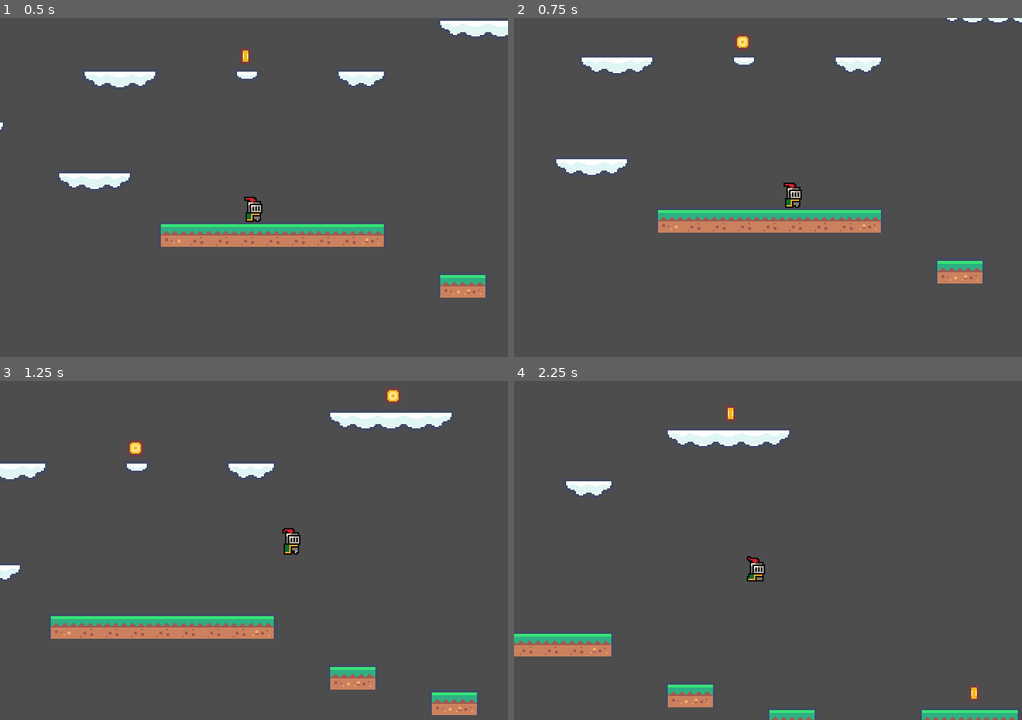
Above: before the commit, frames 1-4 (two rows, left to right).
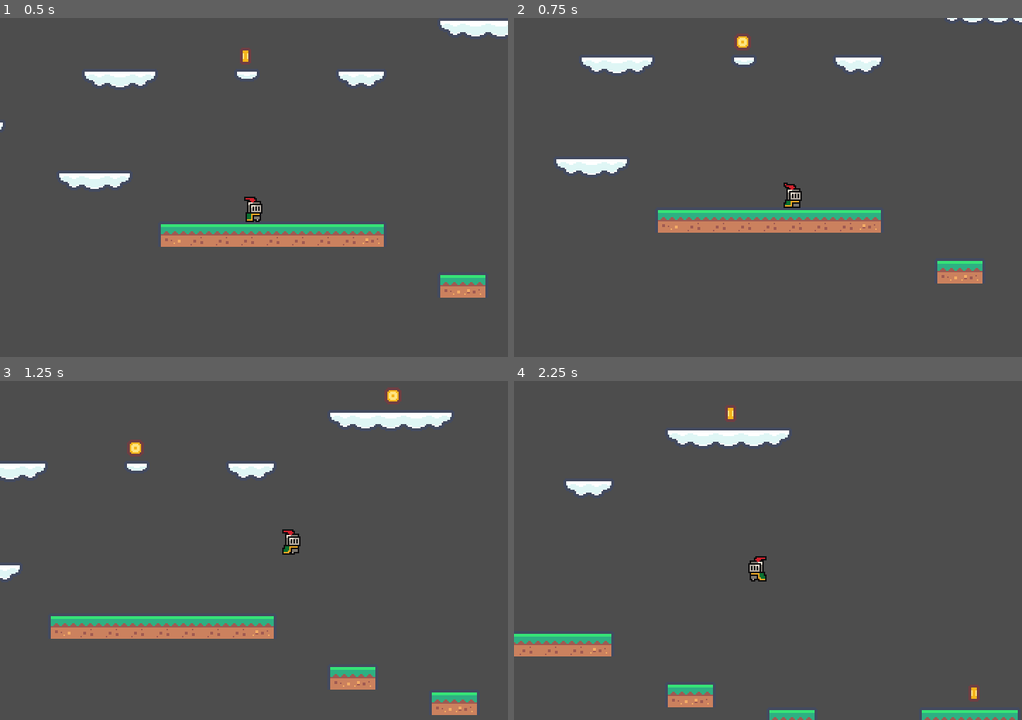
Above: after the commit, the same moments.

Repository: Slime-x/First-Platformer
Game: Godot game, scene res://scenes/level_1.tscn
The game is run twice, just before and just after one commit, with the same random seed, the same clock (stepped at 60 frames per second) and the same inputs.
Inputs (mouse positions are in pixels of both pictures, inside the frame that each line leads up to):
- Up to frame 1 (0.5 s): no input
- Up to frame 2 (0.75 s): tap Enter at 0.5 s; move the mouse to (879, 170) at 0.52 s; hold D (Right) from 0.53 s (still down); tap Q (Dash) at 0.6 s; click (879, 170) at 0.67 s
- Up to frame 3 (1.25 s): keep holding D (Right); tap Space (Jump) at 0.77 s
- Up to frame 4 (2.25 s): move the mouse to (666, 567) at 1.27 s; tap Q (Dash) at 1.35 s; tap Space (Jump) at 1.52 s; move the mouse to (818, 475) at 2.02 s; release D (Right) at 2.03 s; hold A (Left) from 2.03 s (still down); tap Alt at 2.1 s

Frame 1 is identical in both runs. In frame 2, 0.1% of the frame differs, in the area x 53-57%, y 48-57%; in frame 3, 0.1%; in frame 4, 0.2%, in the area x 45-50%, y 51-60%.

Commit message:
Just coding the player

Diff:
--- a/scenes/player.tscn
+++ b/scenes/player.tscn
@@ -19,6 +19,70 @@
 atlas = ExtResource("2_qhqgy")
 region = Rect2(96, 0, 32, 32)
 
+[sub_resource type="AtlasTexture" id="AtlasTexture_g2els"]
+atlas = ExtResource("2_qhqgy")
+region = Rect2(0, 64, 32, 32)
+
+[sub_resource type="AtlasTexture" id="AtlasTexture_qhqgy"]
+atlas = ExtResource("2_qhqgy")
+region = Rect2(32, 64, 32, 32)
+
+[sub_resource type="AtlasTexture" id="AtlasTexture_smehm"]
+atlas = ExtResource("2_qhqgy")
+region = Rect2(64, 64, 32, 32)
+
+[sub_resource type="AtlasTexture" id="AtlasTexture_ur7pv"]
+atlas = ExtResource("2_qhqgy")
+region = Rect2(96, 64, 32, 32)
+
+[sub_resource type="AtlasTexture" id="AtlasTexture_y4r1p"]
+atlas = ExtResource("2_qhqgy")
+region = Rect2(128, 64, 32, 32)
+
+[sub_resource type="AtlasTexture" id="AtlasTexture_d2wvv"]
+atlas = ExtResource("2_qhqgy")
+region = Rect2(160, 64, 32, 32)
+
+[sub_resource type="AtlasTexture" id="AtlasTexture_3v2ag"]
+atlas = ExtResource("2_qhqgy")
+region = Rect2(192, 64, 32, 32)
+
+[sub_resource type="AtlasTexture" id="AtlasTexture_jej6c"]
+atlas = ExtResource("2_qhqgy")
+region = Rect2(224, 64, 32, 32)
+
+[sub_resource type="AtlasTexture" id="AtlasTexture_f1ej7"]
+atlas = ExtResource("2_qhqgy")
+region = Rect2(0, 96, 32, 32)
+
+[sub_resource type="AtlasTexture" id="AtlasTexture_oprun"]
+atlas = ExtResource("2_qhqgy")
+region = Rect2(32, 96, 32, 32)
+
+[sub_resource type="AtlasTexture" id="AtlasTexture_a8ls1"]
+atlas = ExtResource("2_qhqgy")
+region = Rect2(64, 96, 32, 32)
+
+[sub_resource type="AtlasTexture" id="AtlasTexture_qfm1y"]
+atlas = ExtResource("2_qhqgy")
+region = Rect2(96, 96, 32, 32)
+
+[sub_resource type="AtlasTexture" id="AtlasTexture_fulsm"]
+atlas = ExtResource("2_qhqgy")
+region = Rect2(128, 96, 32, 32)
+
+[sub_resource type="AtlasTexture" id="AtlasTexture_4r5pv"]
+atlas = ExtResource("2_qhqgy")
+region = Rect2(160, 96, 32, 32)
+
+[sub_resource type="AtlasTexture" id="AtlasTexture_60mlk"]
+atlas = ExtResource("2_qhqgy")
+region = Rect2(192, 96, 32, 32)
+
+[sub_resource type="AtlasTexture" id="AtlasTexture_i4ail"]
+atlas = ExtResource("2_qhqgy")
+region = Rect2(224, 96, 32, 32)
+
 [sub_resource type="SpriteFrames" id="SpriteFrames_qtct1"]
 animations = [{
 "frames": [{
@@ -37,6 +101,59 @@
 "loop": 1,
 "name": &"idle",
 "speed": 10.0
+}, {
+"frames": [{
+"duration": 1.0,
+"texture": SubResource("AtlasTexture_g2els")
+}, {
+"duration": 1.0,
+"texture": SubResource("AtlasTexture_qhqgy")
+}, {
+"duration": 1.0,
+"texture": SubResource("AtlasTexture_smehm")
+}, {
+"duration": 1.0,
+"texture": SubResource("AtlasTexture_ur7pv")
+}, {
+"duration": 1.0,
+"texture": SubResource("AtlasTexture_y4r1p")
+}, {
+"duration": 1.0,
+"texture": SubResource("AtlasTexture_d2wvv")
+}, {
+"duration": 1.0,
+"texture": SubResource("AtlasTexture_3v2ag")
+}, {
+"duration": 1.0,
+"texture": SubResource("AtlasTexture_jej6c")
+}, {
+"duration": 1.0,
+"texture": SubResource("AtlasTexture_f1ej7")
+}, {
+"duration": 1.0,
+"texture": SubResource("AtlasTexture_oprun")
+}, {
+"duration": 1.0,
+"texture": SubResource("AtlasTexture_a8ls1")
+}, {
+"duration": 1.0,
+"texture": SubResource("AtlasTexture_qfm1y")
+}, {
+"duration": 1.0,
+"texture": SubResource("AtlasTexture_fulsm")
+}, {
+"duration": 1.0,
+"texture": SubResource("AtlasTexture_4r5pv")
+}, {
+"duration": 1.0,
+"texture": SubResource("AtlasTexture_60mlk")
+}, {
+"duration": 1.0,
+"texture": SubResource("AtlasTexture_i4ail")
+}],
+"loop": 1,
+"name": &"run",
+"speed": 10.0
 }]
 
 [sub_resource type="RectangleShape2D" id="RectangleShape2D_mwfs3"]
@@ -51,9 +168,10 @@
 position = Vector2(0, -3)
 scale = Vector2(2, 2)
 sprite_frames = SubResource("SpriteFrames_qtct1")
-animation = &"idle"
+animation = &"run"
 autoplay = "idle"
-frame_progress = 0.03749878
+frame = 10
+frame_progress = 0.9273835
 
 [node name="CollisionShape2D" type="CollisionShape2D" parent="." unique_id=502633701]
 position = Vector2(0, 8.5)
--- a/scripts/player.gd
+++ b/scripts/player.gd
@@ -1,11 +1,16 @@
 extends CharacterBody2D
 
+@onready var animate_sprite: AnimatedSprite2D = $AnimatedSprite2D
 
 const SPEED = 300.0
 const JUMP_VELOCITY = -400.0
 var start_position = Vector2(100,150)
 var coin = 0
 var jump = 0
+var is_dashing = false
+var dash_speed = 1000
+var dash_time = 0.2
+var dash_direction = 1
 
 func _physics_process(delta: float) -> void:
 	# Add the gravity.
@@ -22,13 +27,16 @@
 		velocity.y = JUMP_VELOCITY
 		jump -= 1
 
-	if Input.is_action_just_pressed("Dash"):
+	if Input.is_action_just_pressed("Dash") and not is_dashing:
 		dash()
+	if is_dashing:
+		velocity.x = dash_direction * dash_speed
 
 
 	# Die when fall of
 	if position.y > 1200:
 		position = start_position
+
 
 	# Get the input direction and handle the movement/deceleration.
 	# As good practice, you should replace UI actions with custom gameplay actions.
@@ -38,7 +46,24 @@
 	else:
 		velocity.x = move_toward(velocity.x, 0, SPEED)
 
+	if velocity.x > 0.1:
+		animate_sprite.play("run")
+		dash_direction = 1
+		animate_sprite.flip_h = false
+	elif velocity.x < -0.1:
+		dash_direction = -1
+		animate_sprite.play("run")
+		animate_sprite.flip_h = true
+	else:
+		animate_sprite.play("idle")
+
 	move_and_slide()
 
 func dash():
-	velocity.x = 2000
+	is_dashing = true
+	var direction = Input.get_axis("Left","Right")
+	if direction != 0:
+		dash_direction = direction
+	await get_tree().create_timer(2).timeout
+	is_dashing = false
+	print("Dash")
